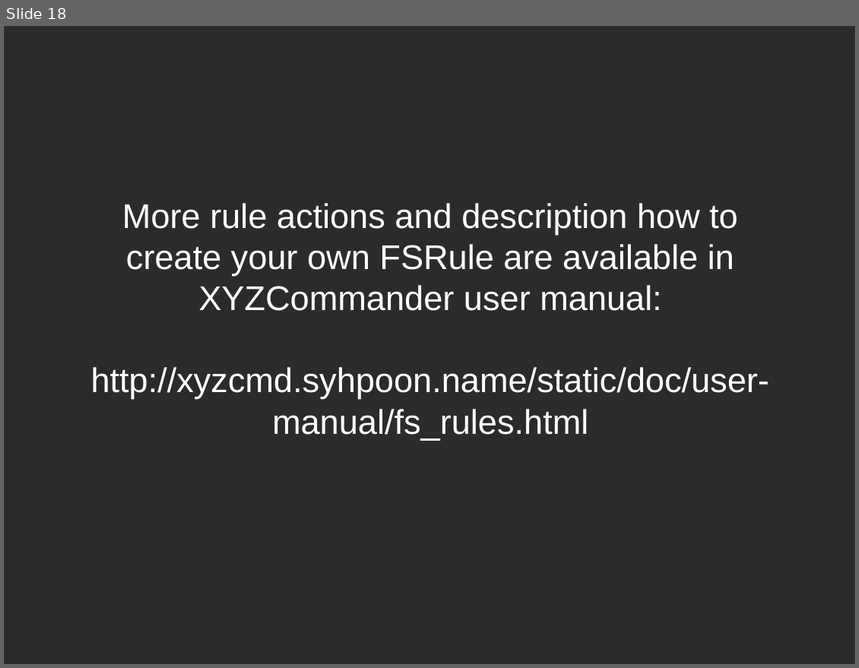
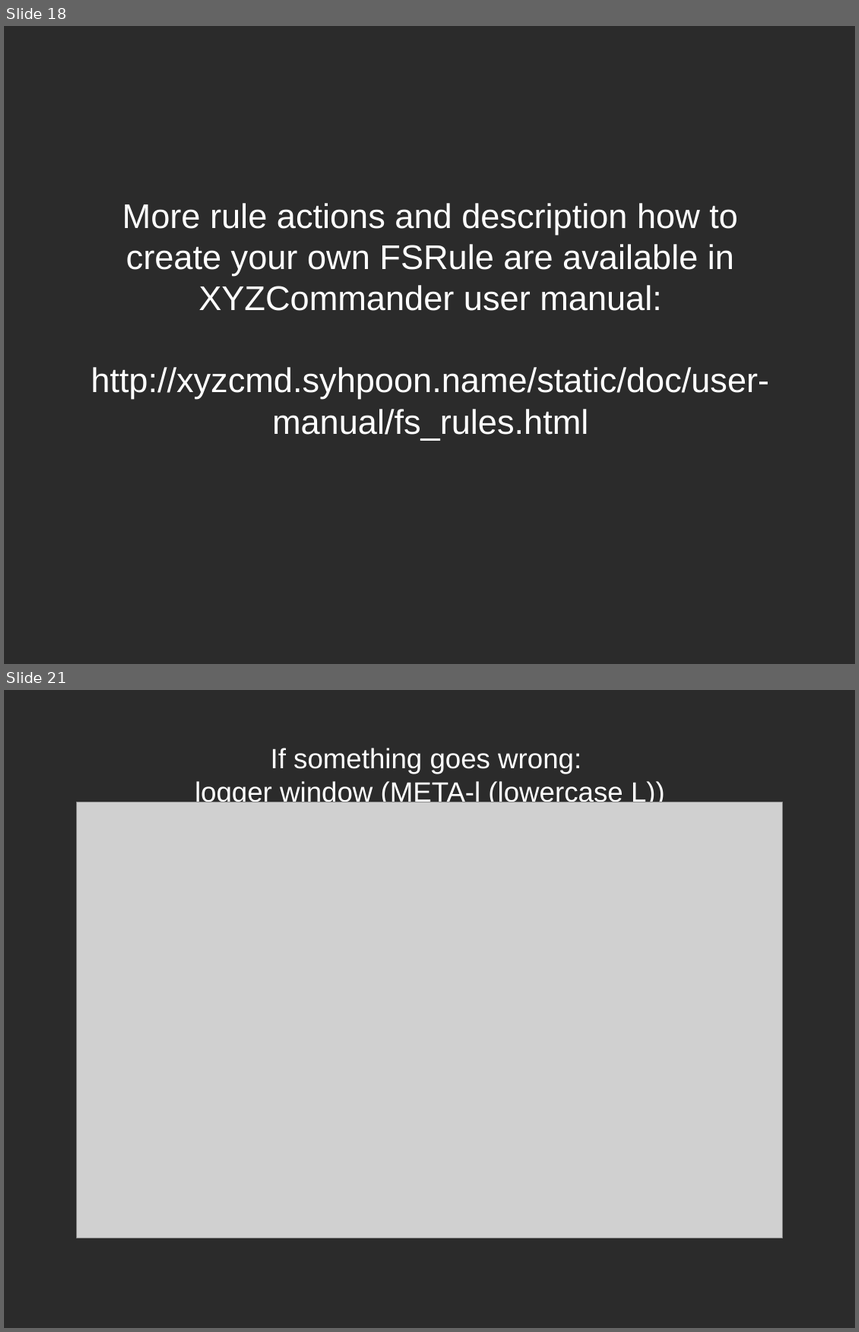
Before and after one commit to syhpoon/xyzcmd, a slide deck: doc/overview.odp. Shown one above the other, each under a label of ours: slide 18 before the commit, slides 18 and 21 after it; the slides between them are not shown. The pictures are 859x668 and 859x1332 pixels, drawn with LibreOffice and Linux fonts; fonts in the diff are those of the drawing; grey boxes stand for pictures; background and template pictures are left out; a plain dark background stands for a picture behind light text. Boxes give left, top, right and bottom in pixels: in the first picture for what was removed or moved away, otherwise in the second. Text is boxed around its words. In the diff, an @@ line names an element or a change of style, - is before the commit and + after.

```diff
--- a/doc/overview.odp
+++ b/doc/overview.odp
@@ slide 21 added at box(4, 690, 855, 1328), background picture (left out) @@
@@ title added at box(195, 748, 665, 807), 26 pt, text #FFFFFF @@
+If something goes wrong:
+logger window (META-l (lowercase L))
@@ picture added at box(77, 802, 782, 1239) @@
```
Also in this commit, not shown: 3 other slides added, 8 other files.
